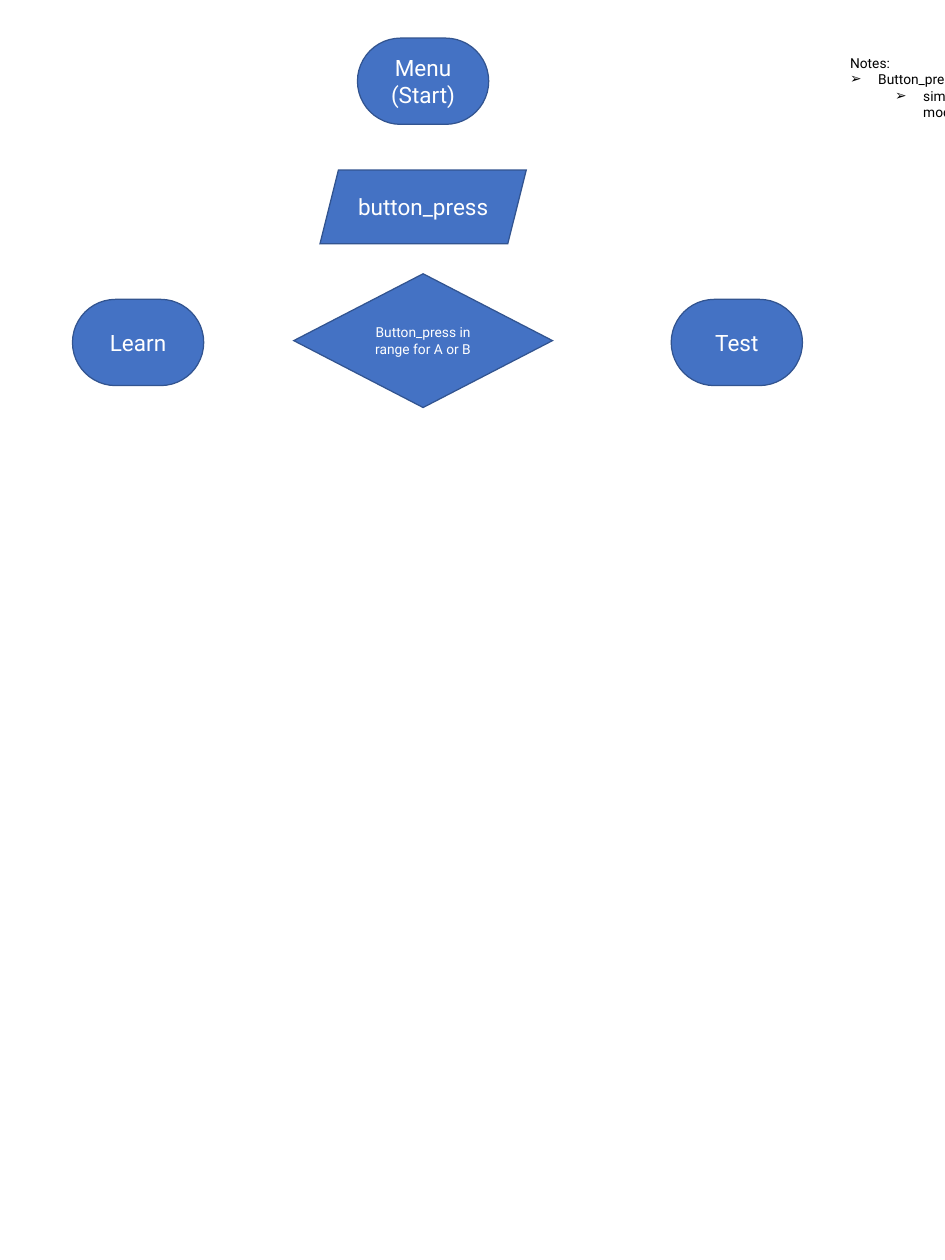
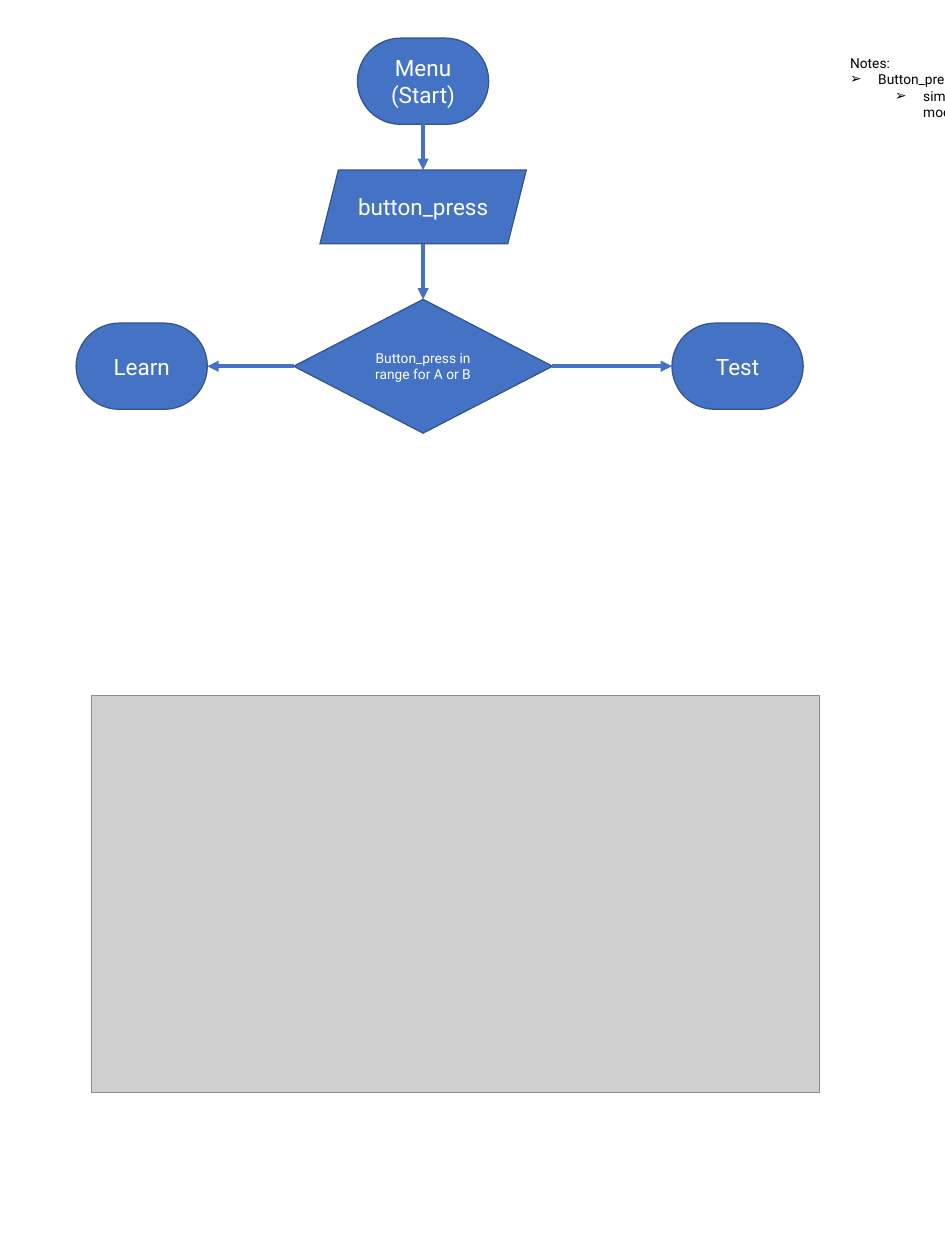
Before and after one commit to ZainAU/DLD-Project, a slide deck: slide 1 of User flow.pptx. Drawn at 945x1260 pixels with LibreOffice and Linux fonts; fonts in the diff are those of the drawing; grey boxes stand for pictures. Boxes give left, top, right and bottom in pixels: in the first picture for what was removed or moved away, otherwise in the second. Text is boxed around its words. In the diff, an @@ line names an element or a change of style, - is before the commit and + after.

```diff
--- a/User flow.pptx
+++ b/User flow.pptx
@@ arrow added from (423, 124) to (423, 170), #4472C4 3 pt @@
@@ arrow added from (423, 244) to (423, 300), #4472C4 3 pt @@
@@ rounded rectangle "Learn": place and size @@
-rounded rectangle "Learn" at (73,300,204,386)
+rounded rectangle "Learn" at (76,323,208,410)
@@ diamond "Button_press in range for A ...": place and size @@
-diamond "Button_press in range for A ..." at (293,274,553,408)
+diamond "Button_press in range for A ..." at (293,300,553,434)
@@ rounded rectangle "Test": place and size @@
-rounded rectangle "Test" at (671,300,803,386)
+rounded rectangle "Test" at (672,323,804,410)
@@ arrow added from (293, 366) to (207, 366), #4472C4 3 pt @@
@@ arrow added from (553, 366) to (672, 366), #4472C4 3 pt @@
@@ picture added at (91,696,819,1093) @@
```
Also in this commit, not shown: 2 other slides changed, 3 slides added, 2 other files.
